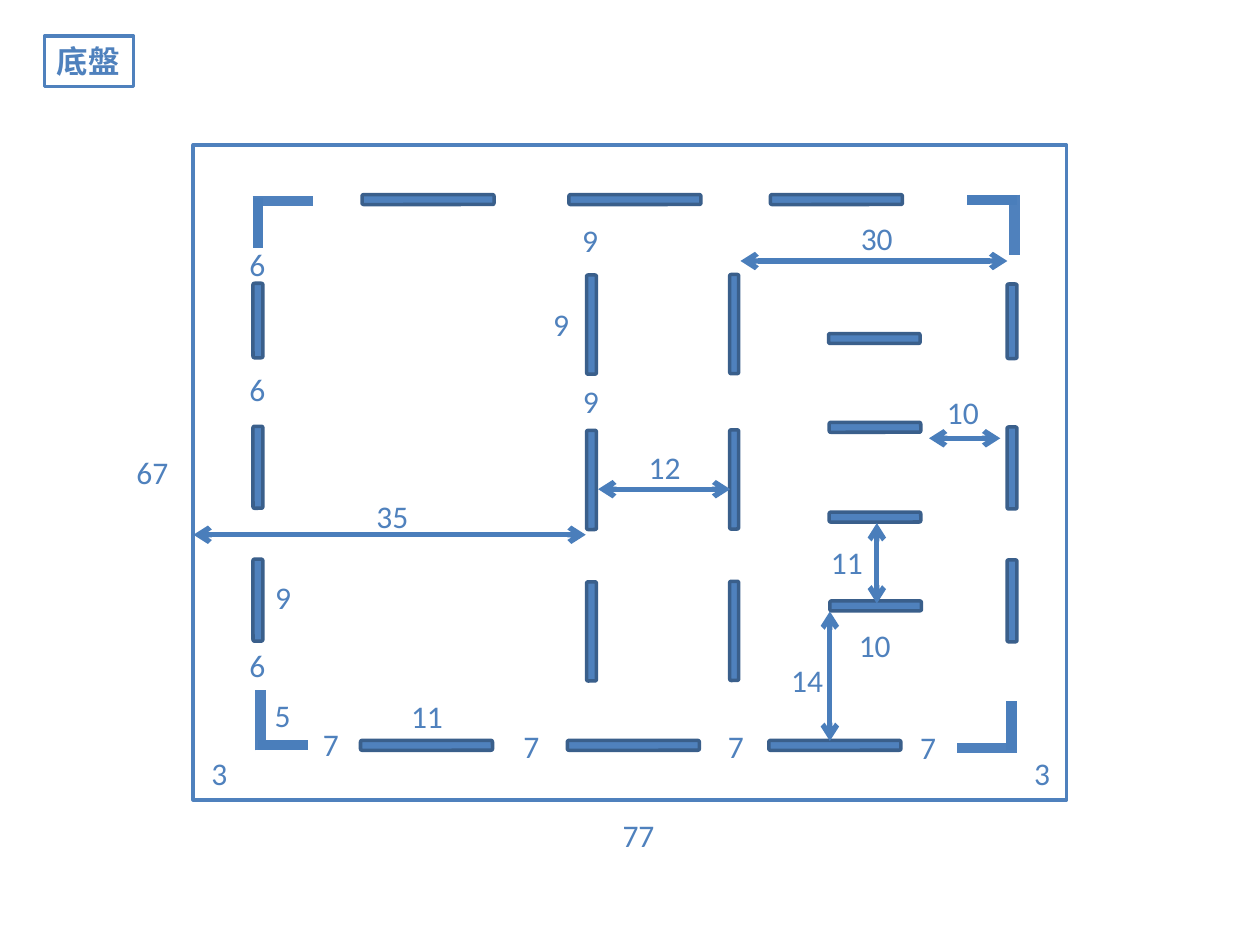
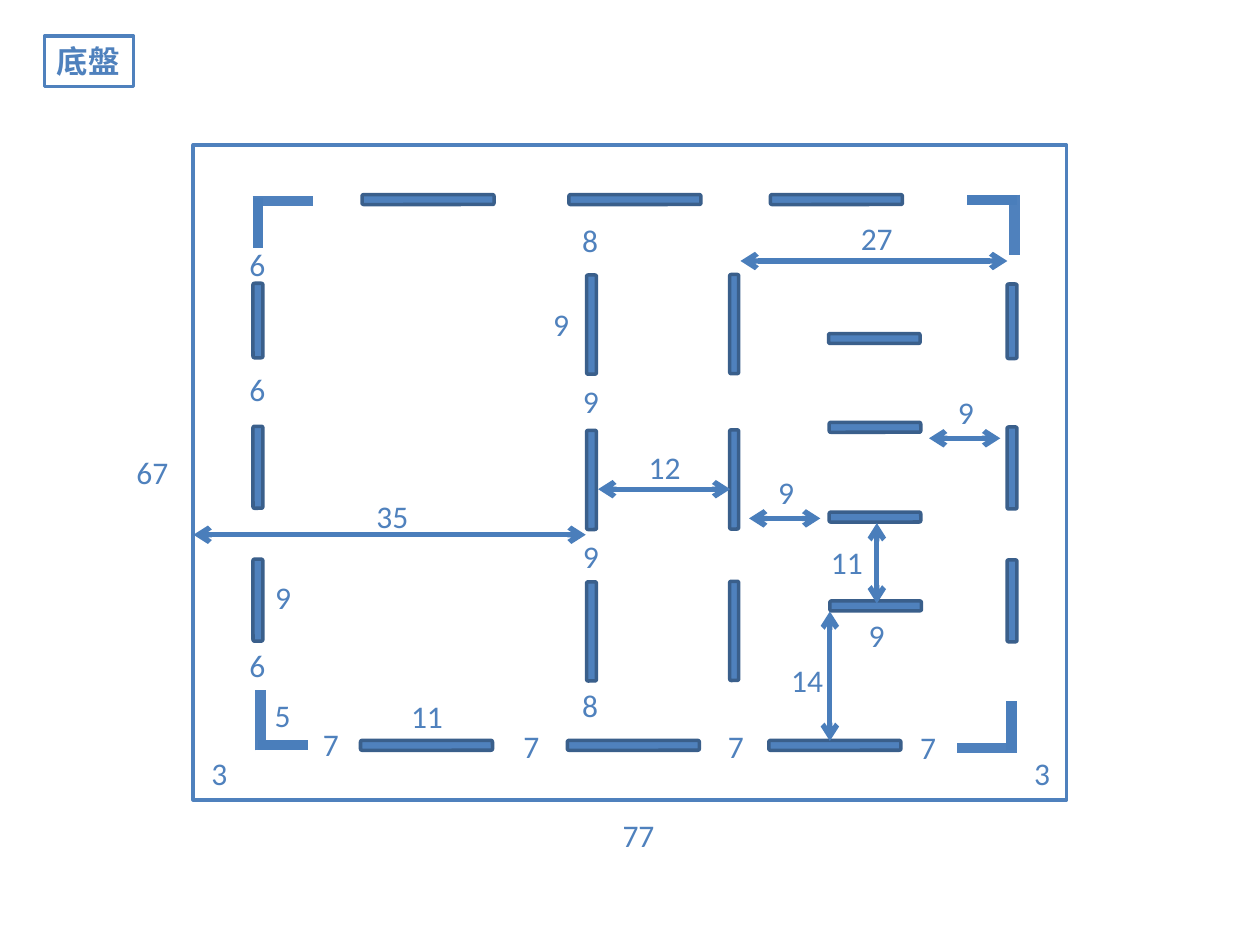
Before and after one commit to daichin/cat-house, a slide deck: slide 1 of cat_house.pptx. Drawn at 1260x945 pixels with LibreOffice and Linux fonts; fonts in the diff are those of the drawing. Boxes give left, top, right and bottom in pixels: in the first picture for what was removed or moved away, otherwise in the second. Text is boxed around its words. In the diff, an @@ line names an element or a change of style, - is before the commit and + after.

```diff
--- a/cat_house.pptx
+++ b/cat_house.pptx
@@ text added at (x1=582, y1=230, x2=598, y2=252), 18 pt, text #4F81BD @@
+8
@@ text at (x1=861, y1=229, x2=893, y2=250): text changed @@
-30
+27
@@ text at (x1=958, y1=403, x2=974, y2=424): text changed @@
-10
+9
@@ text added at (x1=778, y1=483, x2=794, y2=504), 18 pt, text #4F81BD @@
+9
@@ double arrow added from (748, 518) to (820, 518), #4B7EBC 3 pt @@
@@ text added at (x1=583, y1=547, x2=599, y2=568), 18 pt, text #4F81BD @@
+9
@@ text "9" moved from (x1=582, y1=231, x2=598, y2=252) to (x1=869, y1=626, x2=885, y2=647) @@
@@ text removed at (x1=859, y1=636, x2=891, y2=657) @@
-10
@@ text added at (x1=582, y1=695, x2=598, y2=717), 18 pt, text #4F81BD @@
+8
```
Also in this commit, not shown: 4 other slides changed, 12 slides added, 1 slide removed, 4 other files.
